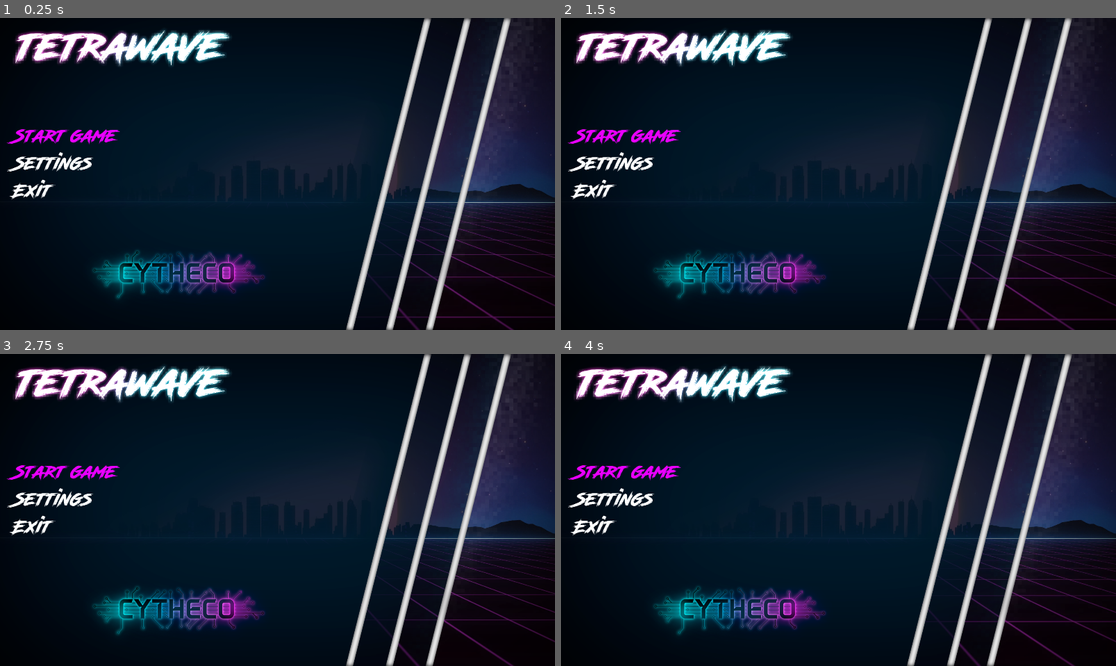
Above: before the commit, frames 1-4 (two rows, left to right).
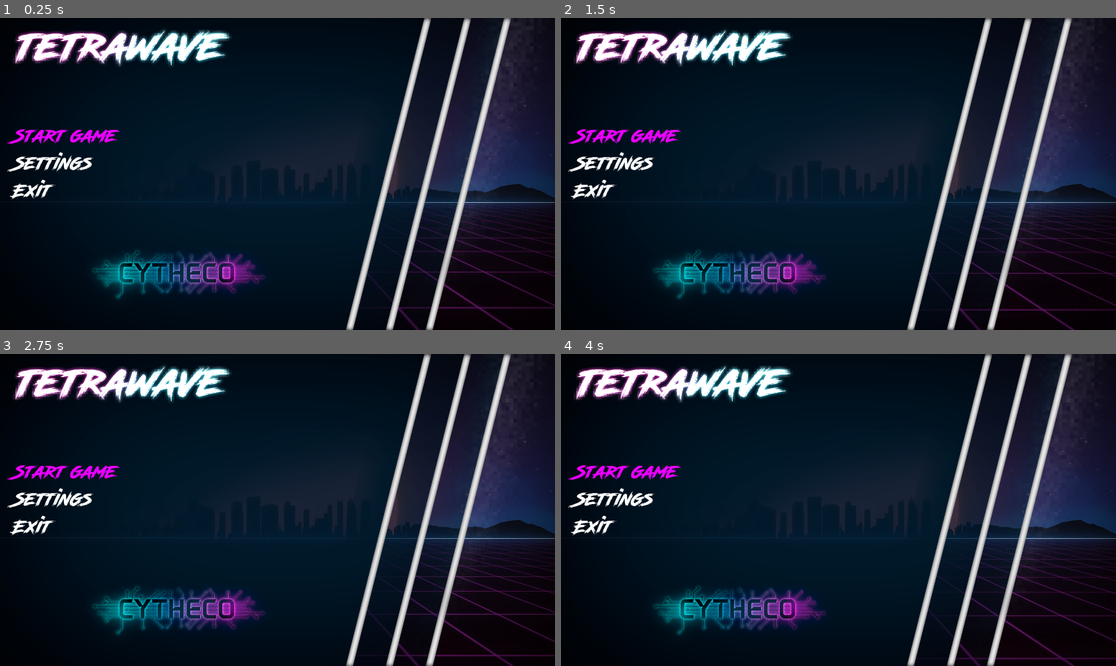
Above: after the commit, the same moments.

Repository: Cydeamon/BlockWave
Game: Godot game, scene res://Main.tscn
Same seed, same stepped clock (60 frames per second), same inputs: the game is played once before the commit and once after it.
Inputs:
- Up to frame 1 (0.25 s): no input
- Up to frame 2 (1.5 s): no input
- Up to frame 3 (2.75 s): no input
- Up to frame 4 (4 s): no input

The runs differ from the first frame. In frame 1, 0.5% of the frame differs, in the area x 71-100%, y 65-97%; in frame 2, 0.6%, in the area x 71-100%, y 63-97%; in frame 3, 0.4%; in frame 4, 0.5%.

Commit message:
Gameplay music on esc repeat

Diff:
--- a/Main.tscn
+++ b/Main.tscn
@@ -45,7 +45,7 @@
 [node name="bg_animation" type="AnimatedSprite" parent="."]
 position = Vector2( 960, 540 )
 frames = SubResource( 1 )
-frame = 6
+frame = 12
 playing = true
 
 [node name="Game" type="Node2D" parent="."]
--- a/src/Main.gd
+++ b/src/Main.gd
@@ -45,5 +45,7 @@
 func _unhandled_input(event):
 	if menu_mode && event.is_action_pressed("ui_cancel") && game_was_started:
 		close_menu()
+		$MusicPlayer.stream = gameplay_music
+		$MusicPlayer.play()
 	elif !menu_mode && event.is_action_pressed("ui_cancel"):
 		init_menu()
